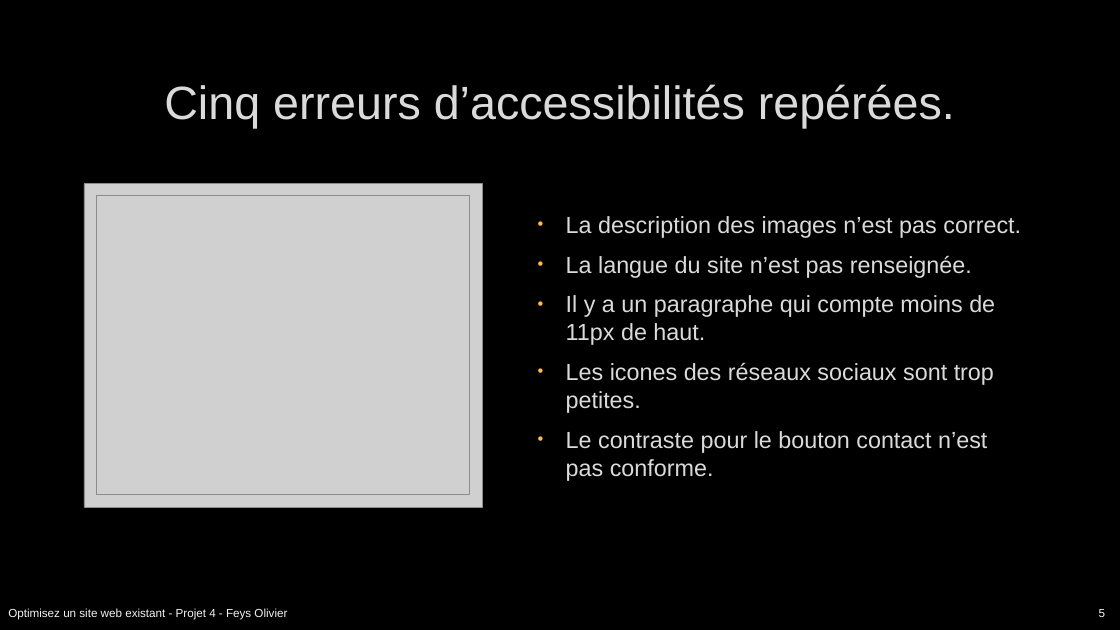
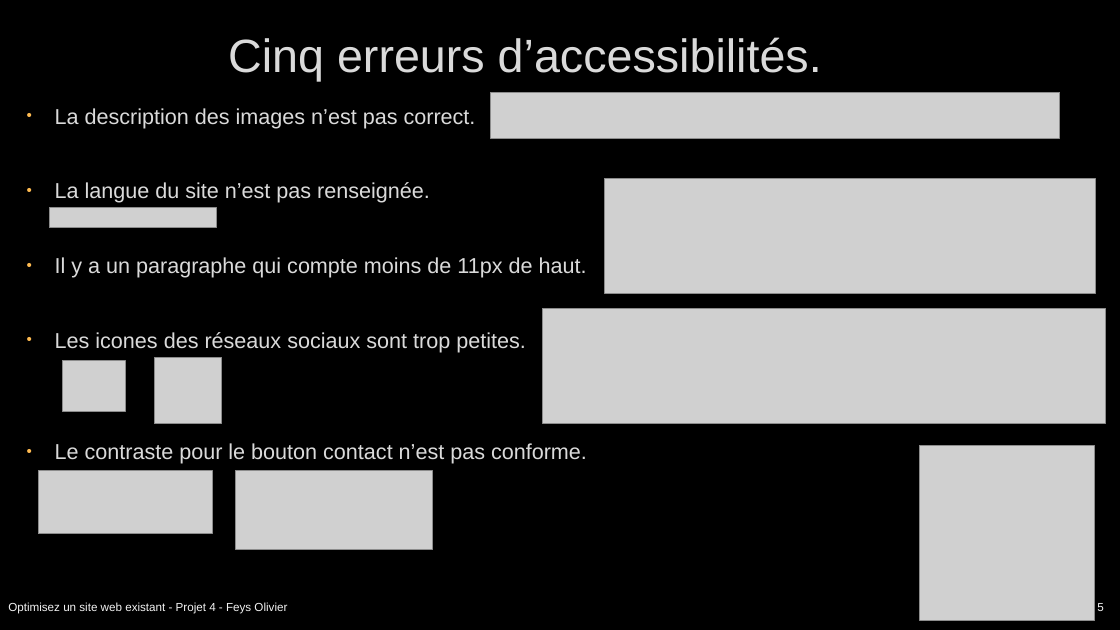
Before and after one commit to Olive59/Projet-4, a slide deck: slide 5 of Présentation la chouette agence.pptx. Drawn at 1120x630 pixels with LibreOffice and Linux fonts; fonts in the diff are those of the drawing; grey boxes stand for pictures; background and template pictures are left out. Boxes give left, top, right and bottom in pixels: in the first picture for what was removed or moved away, otherwise in the second. Text is boxed around its words. In the diff, an @@ line names an element or a change of style, - is before the commit and + after.

```diff
--- a/Présentation la chouette agence.pptx
+++ b/Présentation la chouette agence.pptx
@@ title at (x1=228, y1=37, x2=822, y2=81): text changed @@
-Cinq erreurs d’accessibilités repérées.
+Cinq erreurs d’accessibilités.
@@ text "La description des images n’est ..." moved from (x1=566, y1=216, x2=1021, y2=481) to (x1=55, y1=108, x2=587, y2=464) @@
@@ text "La description des images n’est ..." at (x1=55, y1=108, x2=587, y2=464): size 20 to 18.5 pt; vertical alignment middle to top @@
@@ picture added at (x1=491, y1=92, x2=1060, y2=139) @@
@@ picture added at (x1=605, y1=178, x2=1096, y2=294) @@
@@ picture added at (x1=50, y1=208, x2=217, y2=228) @@
@@ picture removed at (x1=84, y1=184, x2=482, y2=507) @@
@@ picture added at (x1=543, y1=308, x2=1106, y2=424) @@
@@ picture added at (x1=155, y1=357, x2=222, y2=423) @@
@@ picture added at (x1=62, y1=360, x2=125, y2=411) @@
@@ picture resized from (x1=96, y1=196, x2=470, y2=495) to (x1=920, y1=445, x2=1095, y2=620) @@
@@ picture added at (x1=38, y1=471, x2=212, y2=534) @@
@@ picture added at (x1=235, y1=471, x2=432, y2=550) @@
@@ text "Optimisez un site web existant ..." at (x1=8, y1=602, x2=287, y2=614): less space between paragraphs @@
@@ page number at (x1=1097, y1=603, x2=1103, y2=611): less space between paragraphs @@
```
Also in this commit, not shown: 4 other slides changed, 2 slides added, 1 slide removed, 2 other files.
